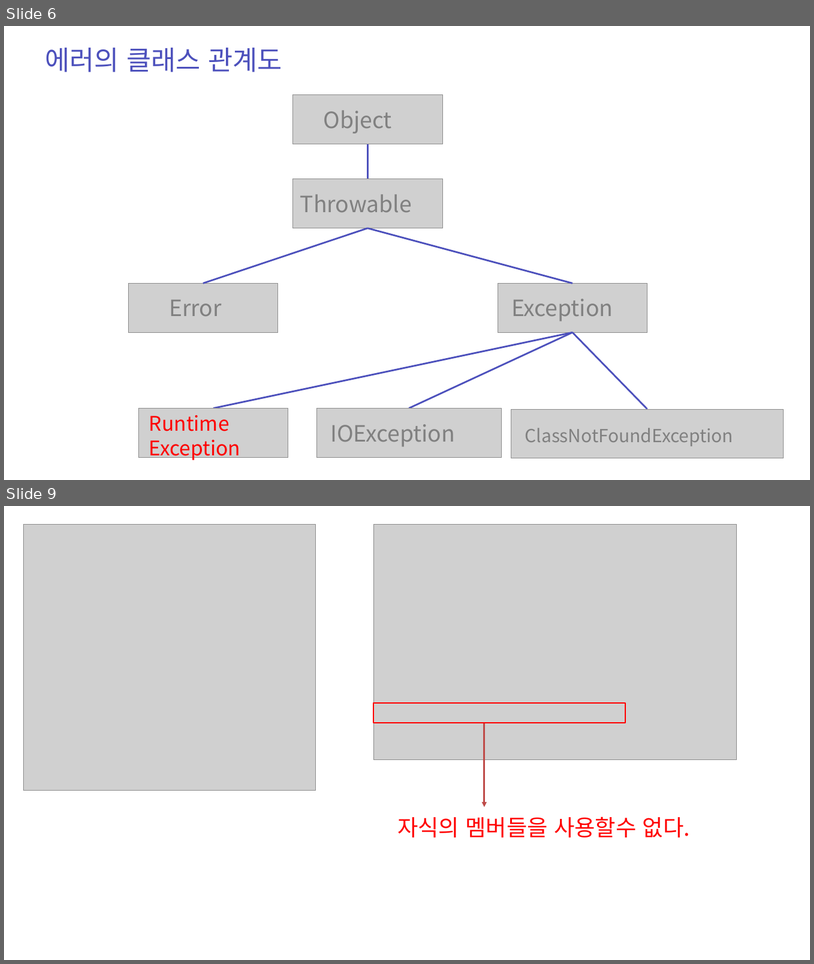
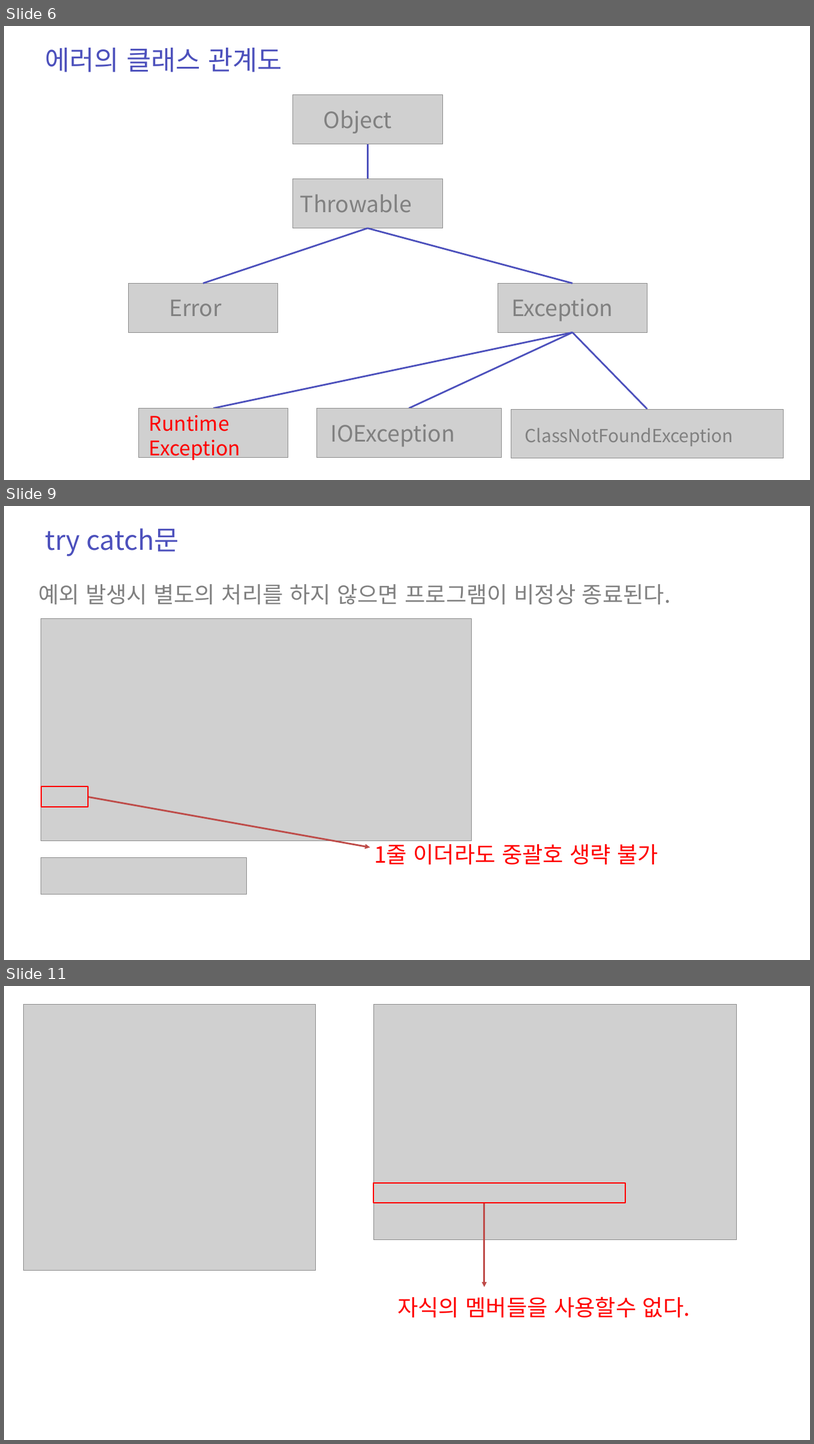
Before and after one commit to zest132/JavaLecture, a slide deck: JavaLecture/LectureFile/java 12강 예외처리.pptx. Shown one above the other, each under a label of ours: slides 6 and 9 before the commit, slides 6, 9 and 11 after it; the slides between them are not shown. The pictures are 814x964 and 814x1444 pixels, drawn with LibreOffice and Linux fonts; fonts in the diff are those of the drawing; grey boxes stand for pictures. Boxes give left, top, right and bottom in pixels: in the first picture for what was removed or moved away, otherwise in the second. Text is boxed around its words. In the diff, an @@ line names an element or a change of style, - is before the commit and + after.

```diff
--- a/JavaLecture/LectureFile/java 12강 예외처리.pptx
+++ b/JavaLecture/LectureFile/java 12강 예외처리.pptx
@@ slide 9 added at (4, 506, 810, 960), background #FFFFFF @@
@@ text added at (45, 528, 179, 556), 48 pt, text #4C50BC @@
+try catch문
@@ text added at (38, 584, 671, 604), 40 pt, text #808080 @@
+예외 발생시 별도의 처리를 하지 않으면 프로그램이 비정상 종료된다.
@@ picture added at (41, 618, 472, 840) @@
@@ rectangle added at (41, 786, 88, 807), outline #FF0000 2 pt @@
@@ arrow added from (88, 797) to (370, 847), #BF4C48 3 pt @@
@@ text added at (374, 840, 659, 864), 40 pt, text #FF0000 @@
+1줄 이더라도 중괄호 생략 불가
@@ picture added at (41, 857, 247, 894) @@
@@ what was slide 9 is now slide 11 @@
```
Also in this commit, not shown: 3 slides changed, 1 other slide added, 1 other file.
